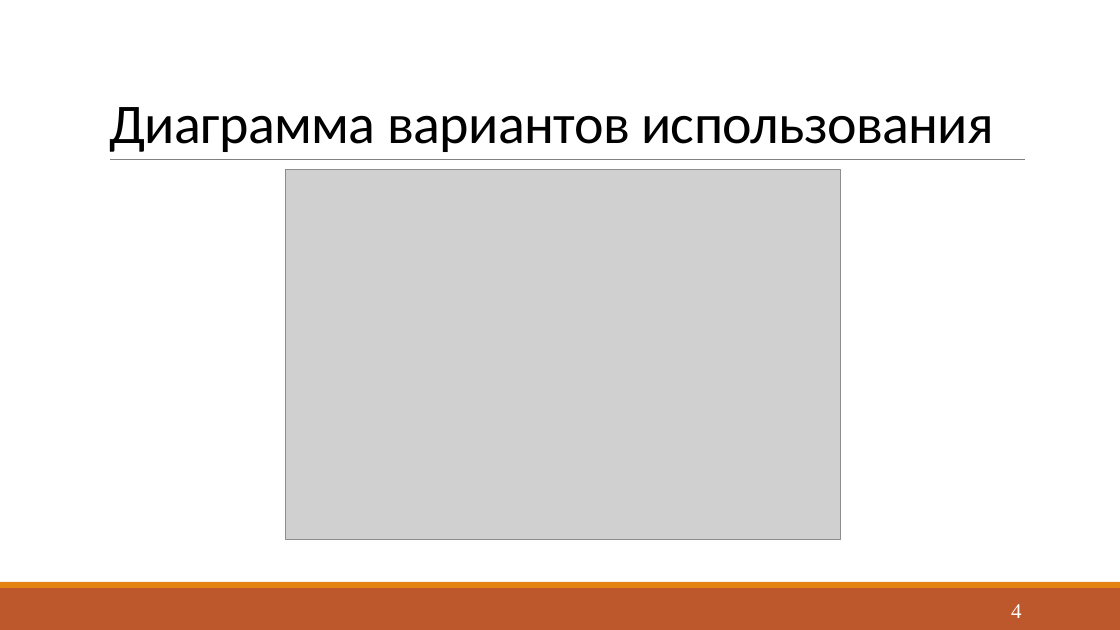
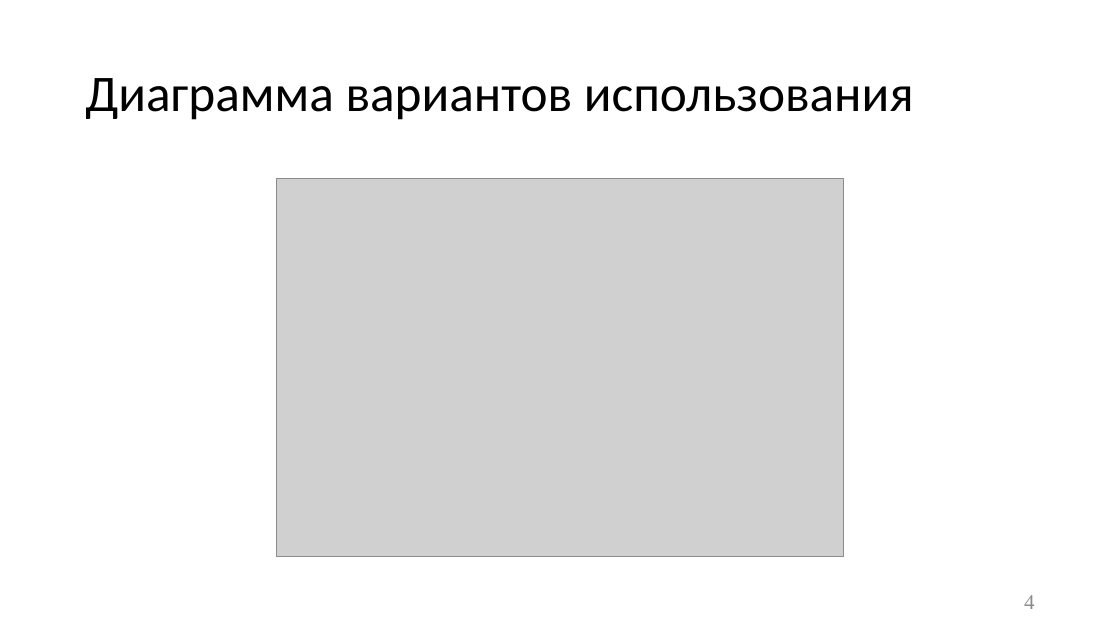
Before and after one commit to Yokud/DBCourseWork, a slide deck: slide 4 of docs/Presentation.pptx. Drawn at 1120x630 pixels with LibreOffice and Linux fonts; fonts in the diff are those of the drawing; grey boxes stand for pictures. Boxes give left, top, right and bottom in pixels: in the first picture for what was removed or moved away, otherwise in the second. Text is boxed around its words. In the diff, an @@ line names an element or a change of style, - is before the commit and + after.

```diff
--- a/docs/Presentation.pptx
+++ b/docs/Presentation.pptx
@@ title "Диаграмма вариантов использования": place and size @@
-title "Диаграмма вариантов использования" at [109,107,994,152]
+title "Диаграмма вариантов использования" at [85,78,914,120]
@@ title "Диаграмма вариантов использования" at [85,78,914,120]: size 48 to 44 pt, letter spacing -0.5 to 0 pt; line spacing 0.85 to 0.9; vertical alignment bottom to middle @@
@@ line removed from (110, 160) to (1026, 160) @@
@@ picture: place and size @@
-picture at [286,170,841,539]
+picture at [276,179,844,557]
@@ rectangle removed at [0,588,1120,630] @@
@@ rectangle removed at [0,582,1120,588] @@
@@ page number: place and size @@
-page number at [1011,604,1021,618]
+page number at [1024,595,1034,609]
@@ page number at [1024,595,1034,609]: text colour #FFFFFF to #8C8C8C @@
```
Also in this commit, not shown: 16 other slides changed, 7 other files.
